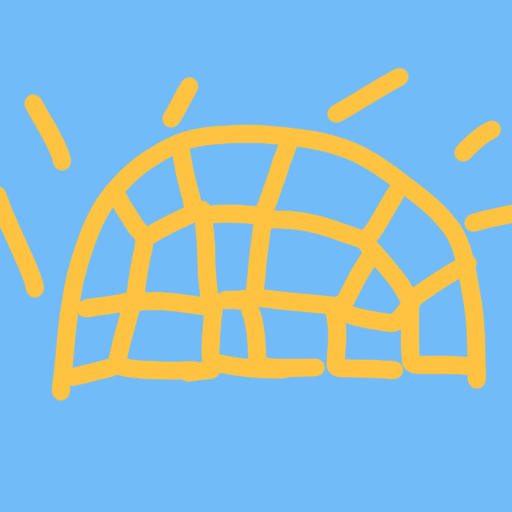
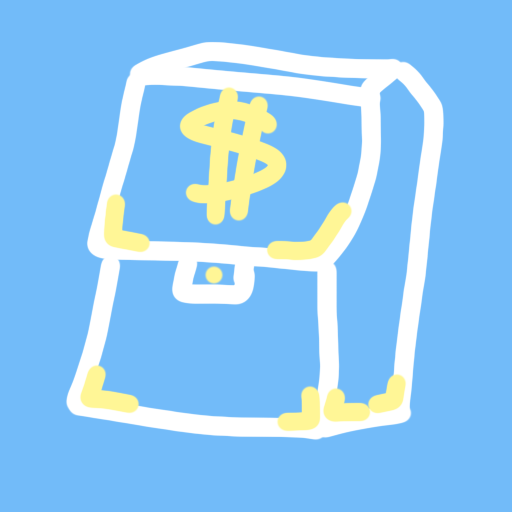
The second 512×512 image is a revision of the first. Changes to its layers:
hid "图层 3" over (x1=0, y1=67, x2=512, y2=402)
showed "图层 0" over (x1=0, y1=41, x2=512, y2=441)
